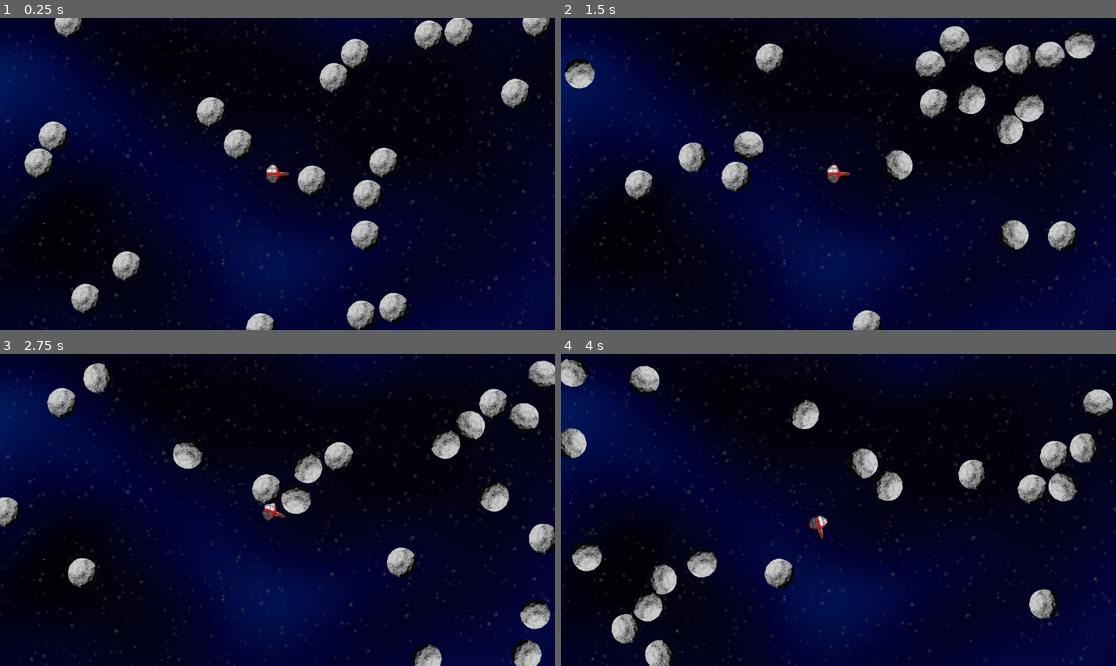
Above: before the commit, frames 1-4 (two rows, left to right).
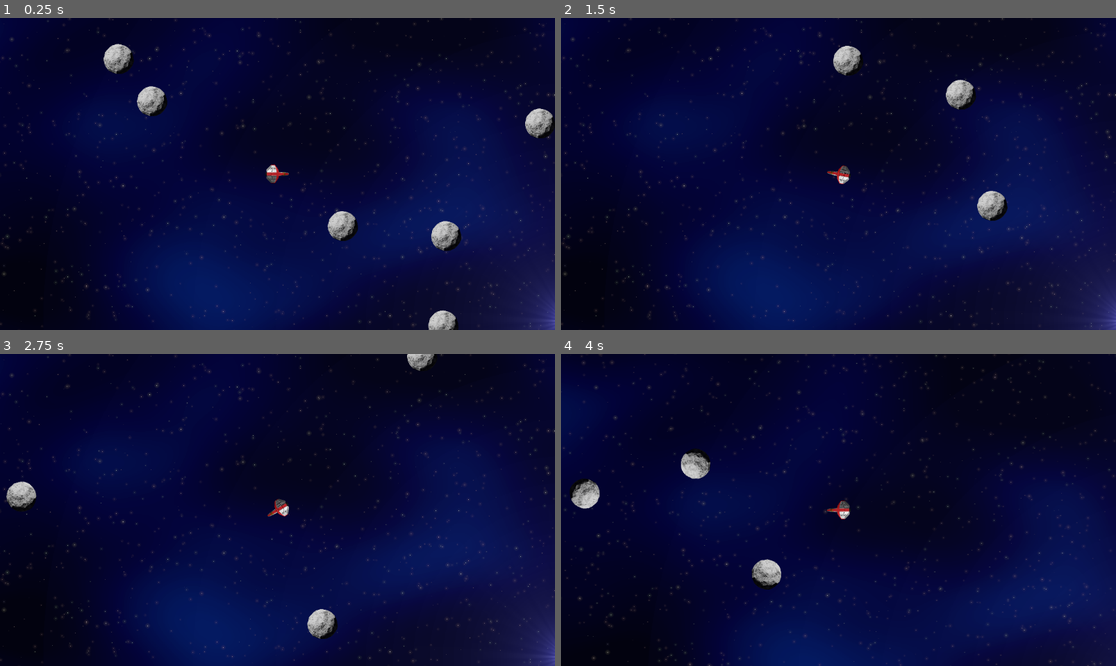
Above: after the commit, the same moments.

Repository: radioation/Godot_Rocks
Game: Godot game, scene res://Scenes/Main/main.tscn
The game is run twice, just before and just after one commit, with the same random seed, the same clock (stepped at 60 frames per second) and the same inputs.
Inputs:
- Up to frame 1 (0.25 s): no input
- Up to frame 2 (1.5 s): hold D (rotate_right, bound only after the commit) 0.53-1.28 s; hold A (rotate_left, bound only after the commit) from 1.28 s (still down)
- Up to frame 3 (2.75 s): release A (rotate_left, bound only after the commit) at 2.03 s; hold D (rotate_right, bound only after the commit) from 2.03 s (still down)
- Up to frame 4 (4 s): release D (rotate_right, bound only after the commit) at 2.78 s; hold W (thrust, bound only after the commit) 2.78-3.53 s; hold A (rotate_left, bound only after the commit) from 3.53 s (still down)

The runs differ from the first frame. In frame 1, 47% of the frame differs, in the area x 0-100%, y 0-100%; in frame 2, 45%; in frame 3, 46%; in frame 4, 39%.

Commit message:
basic scrolling working

Diff:
--- a/MiniMap/Scenes/Main/main.gd
+++ b/MiniMap/Scenes/Main/main.gd
@@ -5,7 +5,8 @@
 var playarea : Vector2 = Vector2.ZERO
 
 func _ready() -> void:
-	playarea = get_viewport().get_visible_rect().size
+	#playarea = get_viewport().get_visible_rect().size
+	playarea = Vector2( 2560, 1600)
 	# make rocks
 	spawn_rocks(20)
 	$Ship.playarea = playarea
--- a/MiniMap/Scenes/Ship/ship.gd
+++ b/MiniMap/Scenes/Ship/ship.gd
@@ -1,7 +1,7 @@
 extends RigidBody2D
 
 @export var power : float = 400
-@export var rotate_power : float = 5000
+@export var rotate_power : float = 3000
 
 
 
@@ -22,8 +22,7 @@
 func get_input():
 	if Input.is_action_pressed("thrust"):
 		thrust = transform.x * power
-		if not $EngineSound.playing:
-			$EngineSound.play()
+
 	rotation_dir = Input.get_axis("rotate_left", "rotate_right")
 
 func _integrate_forces(physics_state: PhysicsDirectBodyState2D) :
--- a/MiniMap/Scenes/Ship/ship.tscn
+++ b/MiniMap/Scenes/Ship/ship.tscn
@@ -15,3 +15,9 @@
 
 [node name="CollisionShape2D" type="CollisionShape2D" parent="."]
 shape = SubResource("CircleShape2D_qkeub")
+
+[node name="Camera2D" type="Camera2D" parent="."]
+limit_left = 0
+limit_top = 0
+limit_right = 2560
+limit_bottom = 1600
--- a/MiniMap/project.godot
+++ b/MiniMap/project.godot
@@ -19,9 +19,29 @@
 
 project/assembly_name="MiniMap"
 
+[input]
+
+thrust={
+"deadzone": 0.2,
+"events": [Object(InputEventKey,"resource_local_to_scene":false,"resource_name":"","device":-1,"window_id":0,"alt_pressed":false,"shift_pressed":false,"ctrl_pressed":false,"meta_pressed":false,"pressed":false,"keycode":0,"physical_keycode":87,"key_label":0,"unicode":119,"location":0,"echo":false,"script":null)
+]
+}
+rotate_left={
+"deadzone": 0.2,
+"events": [Object(InputEventKey,"resource_local_to_scene":false,"resource_name":"","device":-1,"window_id":0,"alt_pressed":false,"shift_pressed":false,"ctrl_pressed":false,"meta_pressed":false,"pressed":false,"keycode":0,"physical_keycode":65,"key_label":0,"unicode":97,"location":0,"echo":false,"script":null)
+]
+}
+rotate_right={
+"deadzone": 0.2,
+"events": [Object(InputEventKey,"resource_local_to_scene":false,"resource_name":"","device":-1,"window_id":0,"alt_pressed":false,"shift_pressed":false,"ctrl_pressed":false,"meta_pressed":false,"pressed":false,"keycode":0,"physical_keycode":68,"key_label":0,"unicode":100,"location":0,"echo":false,"script":null)
+]
+}
+
 [physics]
 
 2d/default_gravity_vector=Vector2(0, 0)
+2d/default_linear_damp=2.314
+2d/default_angular_damp=3.555
 
 [rendering]
 
